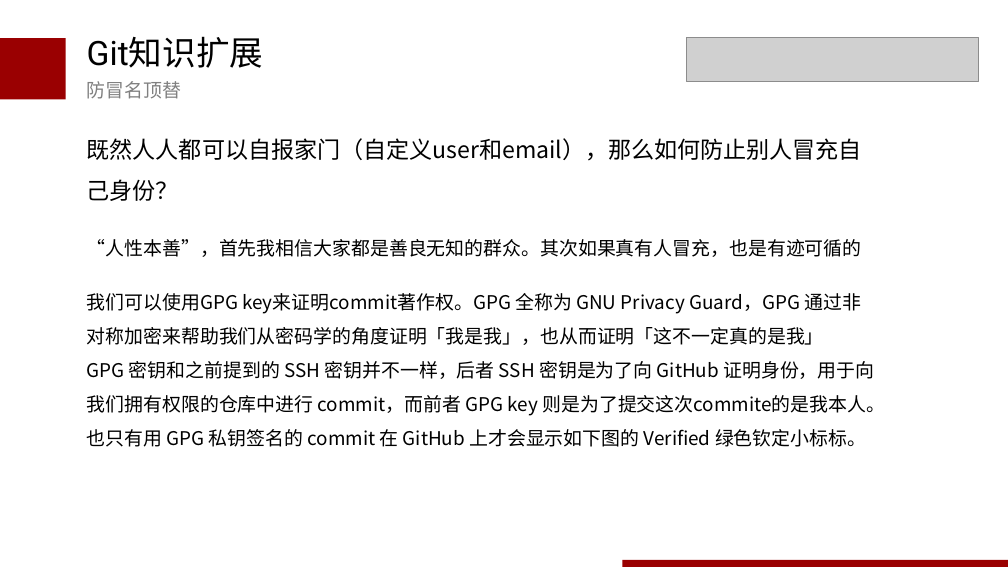
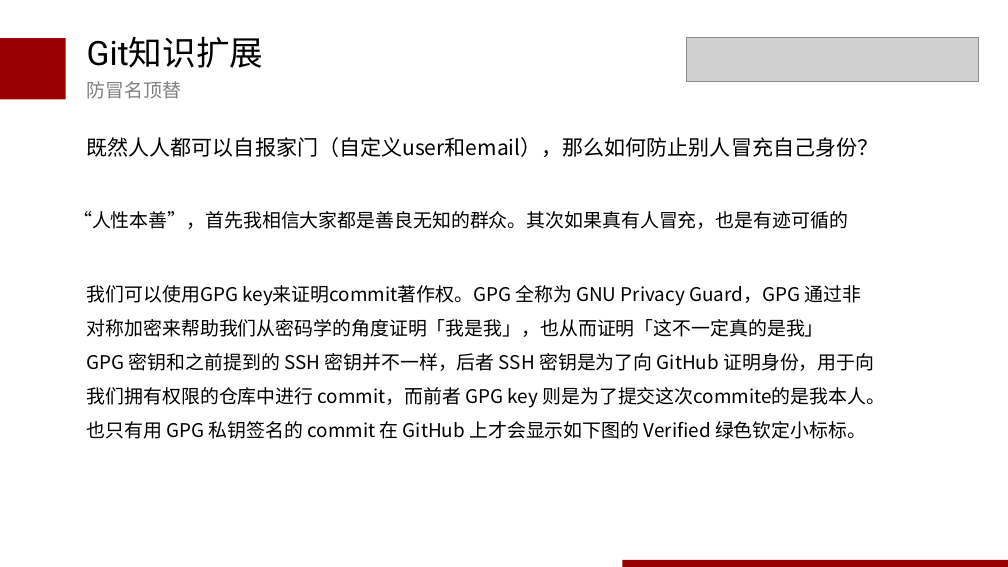
Before and after one commit to wudaoxi1100/blog, a slide deck: slide 37 of ppt/git介绍0325.pptx (slide 36 before the commit). Drawn at 1008x567 pixels with LibreOffice and Linux fonts; fonts in the diff are those of the drawing; grey boxes stand for pictures. Boxes give left, top, right and bottom in pixels: in the first picture for what was removed or moved away, otherwise in the second. Text is boxed around its words. In the diff, an @@ line names an element or a change of style, - is before the commit and + after.

```diff
--- a/ppt/git介绍0325.pptx
+++ b/ppt/git介绍0325.pptx
@@ text "既然人人都可以自报家门（自定义user和email），那么如何防止别人冒充自己身份？" at [87,137,879,157]: size 22 to 20 pt @@
@@ text "“人性本善”，首先我相信大家都是善良无知的群众。其次如果真有人冒充，也是有迹可循的": place and size @@
-text "“人性本善”，首先我相信大家都是善良无知的群众。其次如果真有人冒充，也是有迹可循的" at [87,239,862,257]
+text "“人性本善”，首先我相信大家都是善良无知的群众。其次如果真有人冒充，也是有迹可循的" at [73,211,848,229]
@@ text "我们可以使用GPG key来证明commit著作权。GPG 全称为 GNU Privacy ...": place and size @@
-text "我们可以使用GPG key来证明commit著作权。GPG 全称为 GNU Privacy ..." at [87,293,885,447]
+text "我们可以使用GPG key来证明commit著作权。GPG 全称为 GNU Privacy ..." at [87,285,885,439]
```
Also in this commit, not shown: 2 other slides changed, 4 slides added, 3 slides removed.
